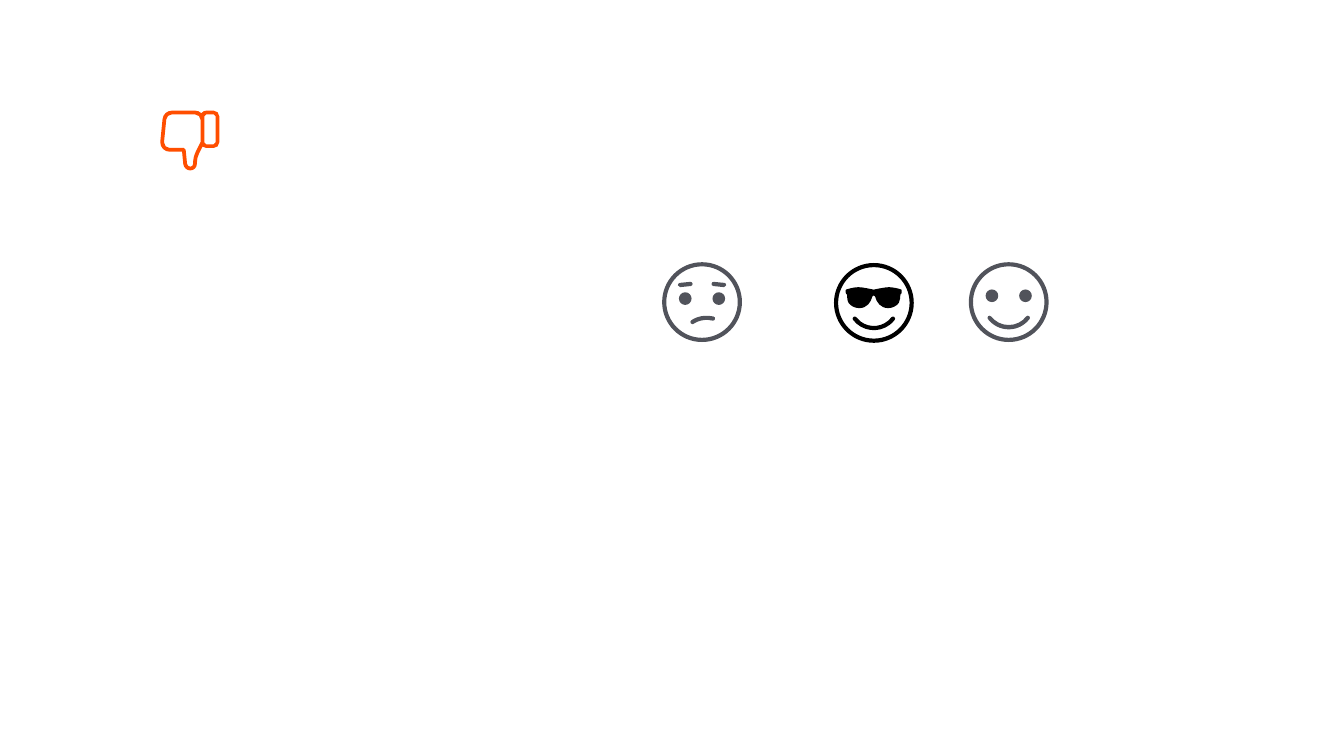
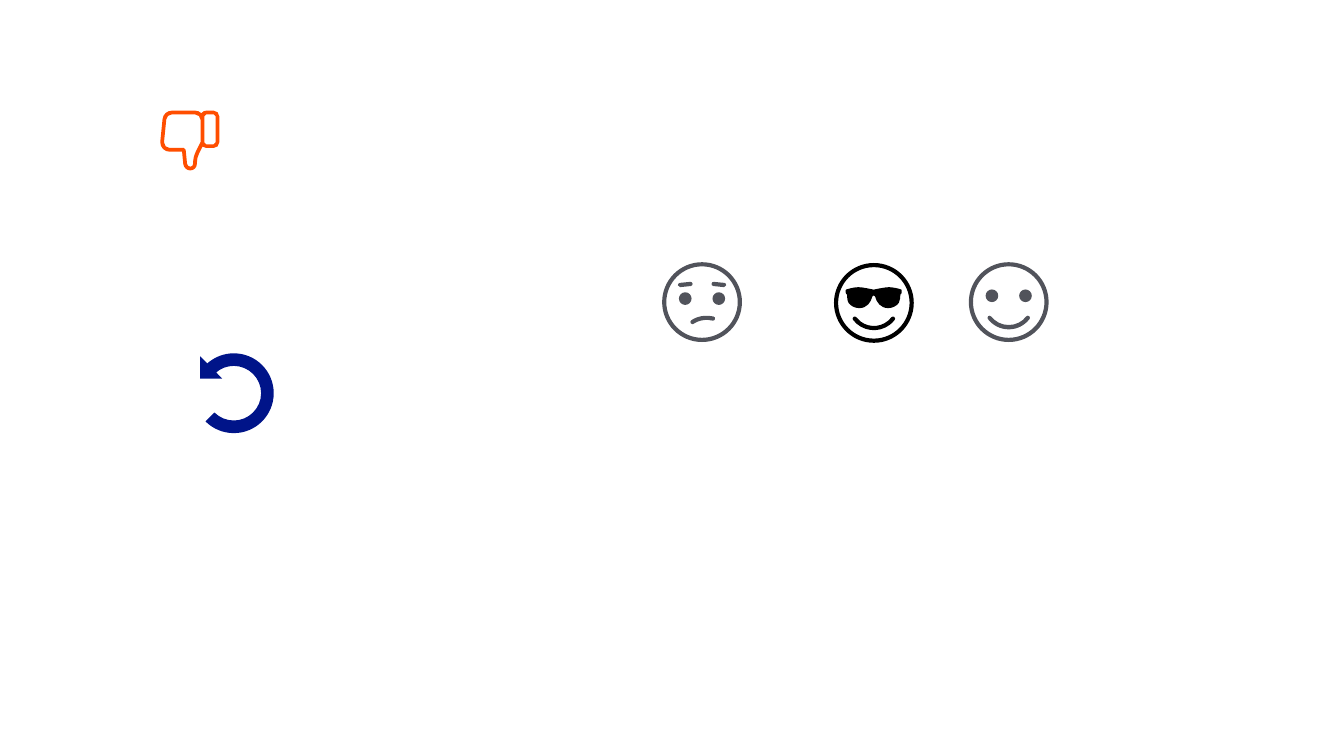
Before and after one commit to HelpMyStreet/front-end, a slide deck: slide 2 of HelpMyStreetFE/HelpMyStreetFE/src/pptx/Icons.pptx. Drawn at 1344x756 pixels with LibreOffice and Linux fonts; fonts in the diff are those of the drawing. Boxes give left, top, right and bottom in pixels: in the first picture for what was removed or moved away, otherwise in the second. Text is boxed around its words. In the diff, an @@ line names an element or a change of style, - is before the commit and + after.

```diff
--- a/HelpMyStreetFE/HelpMyStreetFE/src/pptx/Icons.pptx
+++ b/HelpMyStreetFE/HelpMyStreetFE/src/pptx/Icons.pptx
@@ freeform shape added at <box>201,354,274,434</box>, fill #001489 @@
```
Also in this commit, not shown: 2 other files.
